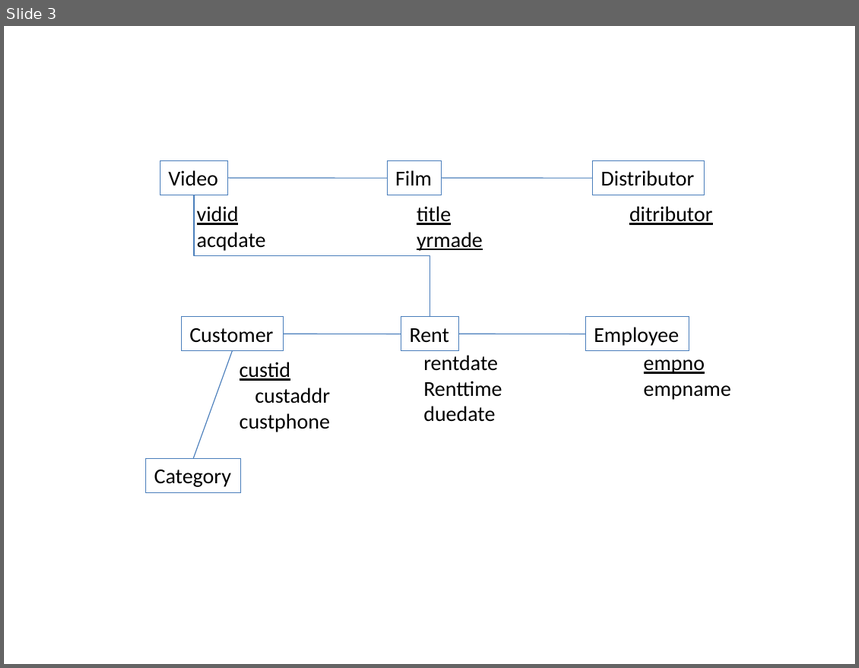
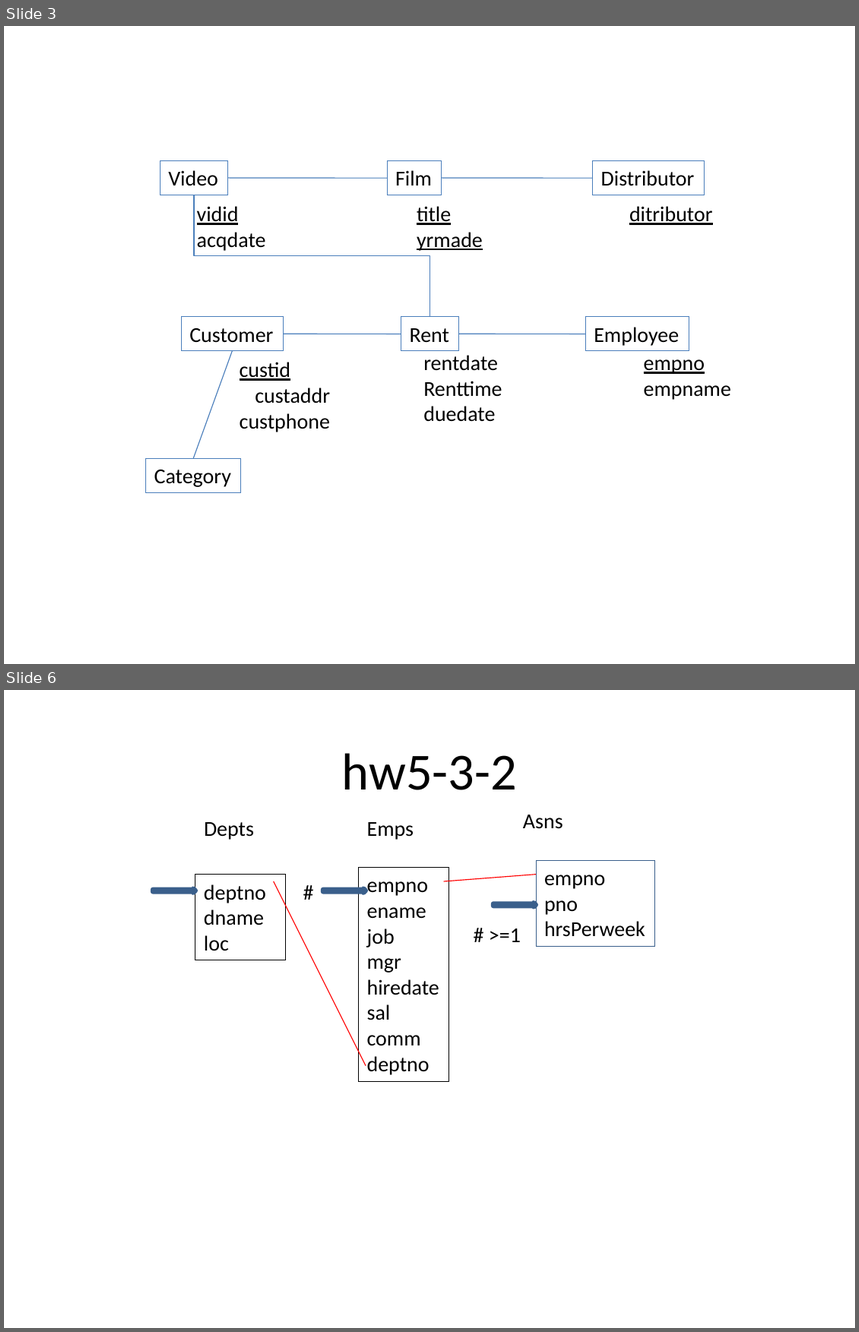
Before and after one commit to rte126/src-pe-tools, a slide deck: classes/CS579/dbclass/hw4-1a.pptx. Shown one above the other, each under a label of ours: slide 3 before the commit, slides 3 and 6 after it; the slides between them are not shown. The pictures are 859x668 and 859x1332 pixels, drawn with LibreOffice and Linux fonts; fonts in the diff are those of the drawing. Boxes give left, top, right and bottom in pixels: in the first picture for what was removed or moved away, otherwise in the second. Text is boxed around its words. In the diff, an @@ line names an element or a change of style, - is before the commit and + after.

```diff
--- a/classes/CS579/dbclass/hw4-1a.pptx
+++ b/classes/CS579/dbclass/hw4-1a.pptx
@@ slide 6 added at [4,690,855,1328], background #FFFFFF @@
@@ title added at [342,753,517,790], 44 pt, text #000000 @@
+hw5-3-2
@@ group added at [153,815,655,1081]: 5 texts, 3 rectangles, 3 right arrows, 2 lines @@
+deptno
+dname
+loc
+Depts
+empno
+ename
+job
+mgr
+hiredate
+sal
+comm
+deptno
+Emps
+#
+empno
+pno
+hrsPerweek
+Asns
+# >=1
```
Also in this commit, not shown: 2 other slides added, 2 other files.
